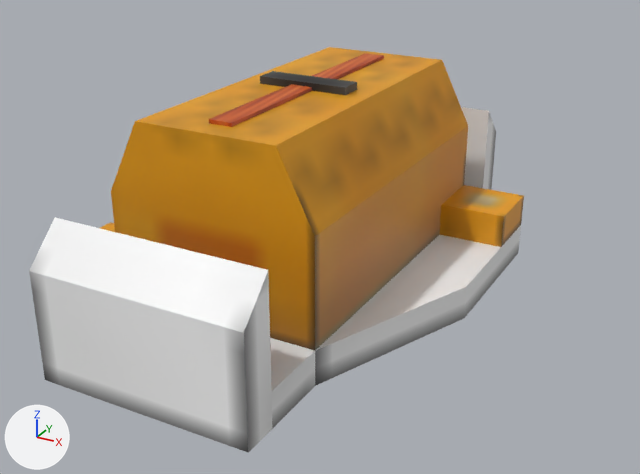
An edit to the Blender file src/main/resources/assets/eln/model/PowerElectricPrimitives/PowerElectricPrimitives.blend, drawn before and after from the same camera.
One viewpoint serves both versions: a camera (50 mm lens) standing at (0.751, -1.322, 0.756) and looking at (0.041, -0.032, 0.11). Every picture has the same lights, and +X, +Y and +Z are marked at lower left.

The first picture shows 'Base', 'ResistorBaseExtention', 'ResistorCore', 'ResistorTrack', 'ResistorWiper'.
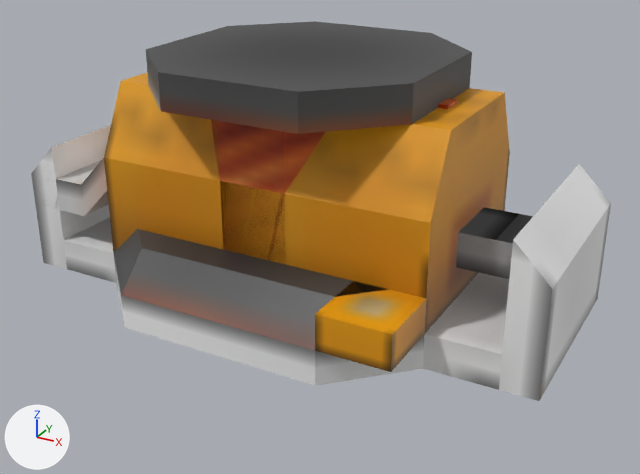
Commit message: "PowerPrimitives" drawing corrected. Cables added for resistor inherited primitives.

Changed parts and their boxes (x1, y1, x2, y2) in the pictures (640 x 474 px):
'ResistorCore', turned: before (100, 47, 524, 350); after (104, 73, 510, 372)
'Base', turned: before (29, 107, 496, 453); after (31, 125, 611, 401)
'InductorCore', shown: after (114, 21, 472, 350)
'ResistorBaseExtention', hidden: before (315, 225, 521, 386)
'InductorBaseExtention', shown: after (114, 258, 425, 386)
'InductorCables', shown: after (42, 158, 519, 240)
'DiodeCables', shown: after (456, 214, 533, 279)
'ResistorTrack', unchanged, covered by the edit: before (209, 53, 384, 127); after (438, 98, 457, 109)
'ResistorWiper', unchanged, covered by the edit: before (260, 71, 357, 95)

What the commit changed:
Object 'DiodeCables' (ob_diodecables) turns from (0, 0, -90) to (0, 0, -180) degrees about x, y and z.
Object 'DiodeCables' (ob_diodecables) is now shown.
Object 'ResistorCore' (ob_resistorcore) turns from (0, 0, -90) to (0, 0, -180) degrees about x, y and z.
Object 'ResistorBaseExtention' (ob_resistorbaseextention) turns from (0, 0, -90) to (0, 0, -180) degrees about x, y and z.
Object 'ResistorBaseExtention' (ob_resistorbaseextention) is now hidden.
Object 'InductorCables' (ob_inductorcables) turns from (0, 0, -90) to (0, 0, -180) degrees about x, y and z.
Object 'InductorCables' (ob_inductorcables) is now shown.
Object 'InductorCore' (ob_inductorcore) is now shown.
Object 'InductorCore' (ob_inductorcore) turns from (0, 0, -90) to (0, 0, -180) degrees about x, y and z.
Object 'InductorBaseExtention' (ob_inductorbaseextention) is now shown.
Object 'InductorBaseExtention' (ob_inductorbaseextention) turns from (0, 0, -90) to (0, 0, -180) degrees about x, y and z.
Object 'Base' (ob_base) turns from (0, 0, -90) to (0, 0, -180) degrees about x, y and z.
